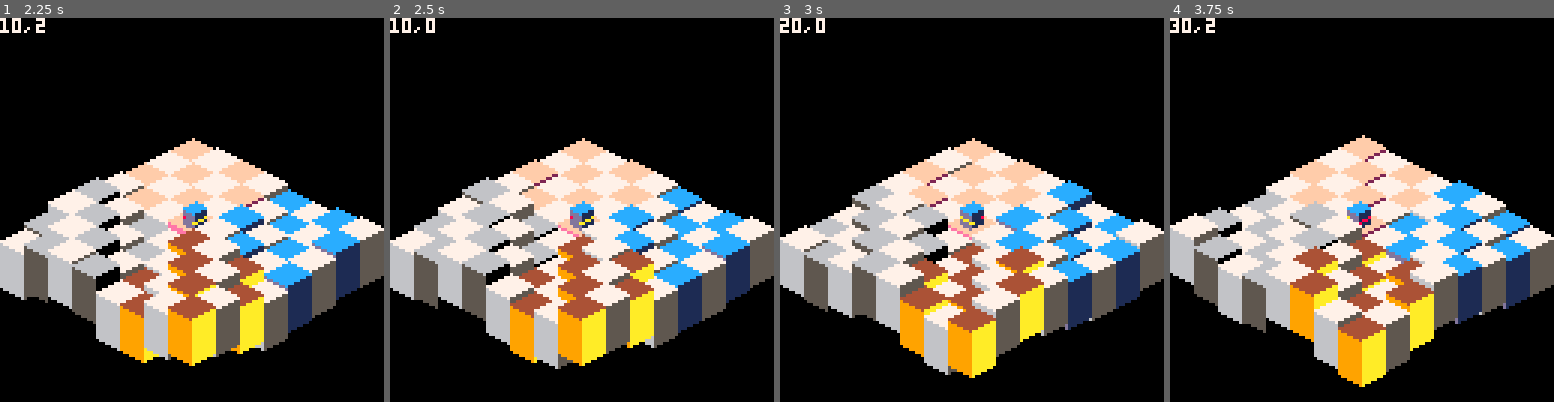
Above: before the commit, frames 1-4 (left to right).
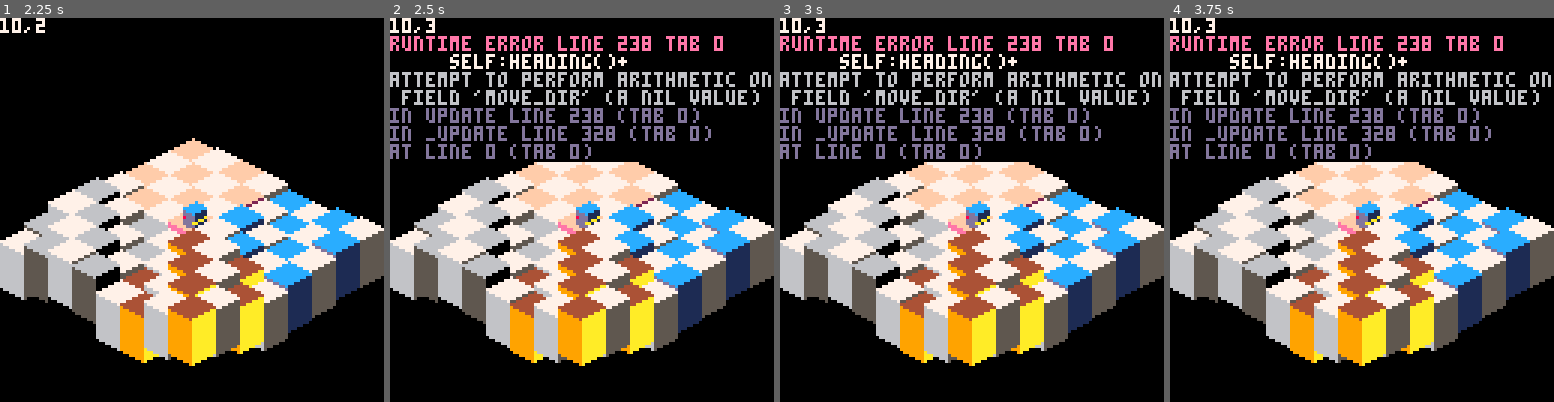
Above: after the commit, the same moments.

Repository: erwinbonsma/BumbleBotsPico8
Game: PICO-8 cartridge rolmops.p8
The game is run twice, just before and just after one commit, with the same random seed, the same clock (stepped at 60 frames per second) and the same inputs.
Inputs:
- Up to frame 1 (2.25 s): hold Right 1.6-2.1 s; hold Up from 2.15 s (still down)
- Up to frame 2 (2.5 s): release Up at 2.42 s; hold Right from 2.47 s (still down)
- Up to frame 3 (3 s): keep holding Right
- Up to frame 4 (3.75 s): release Right at 3.03 s; hold Left 3.08-3.58 s; hold Down from 3.63 s (still down)

Frame 1 is identical in both runs. In frame 2, 15% of the frame differs, in the area x 0-100%, y 0-92%; in frame 3, 23%; in frame 4, 28%, in the area x 0-100%, y 0-97%.
Error after the commit: runtime error line 238 tab 0; self:heading()+; attempt to perform arithmetic on field 'move_dir' (a nil value)

Commit message:
Enabled backwards movement

Diff:
--- a/rolmops.p8
+++ b/rolmops.p8
@@ -197,7 +197,7 @@
  end
 
  return me
-end
+end --map_view
 
 player={}
 
@@ -237,7 +237,10 @@
   if self.mov==2*mov_del then
    -- about to enter next unit
    local to_unit=self.unit:neighbour(
-    self:heading()
+    (
+     self:heading()+
+     self.move_dir+3
+    )%4
    )
    if to_unit.height>self.unit.height then
     -- cannot move, retreat
@@ -295,11 +298,11 @@
   dx=flr(
    (col_delta[h]-row_delta[h])
    *self.mov/mov_del+0.5
-  )
+  )*self.mov_dir
   dy=flr(
    (col_delta[h]+row_delta[h])
    *self.mov/mov_del/2+0.5
-  )
+  )*self.mov_dir
   if self.unit2!=nil then
    local dheight=(
     self.unit2.height-
